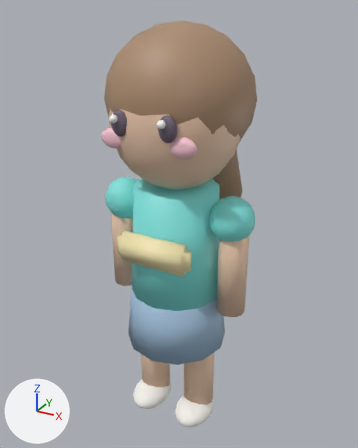
The FBX model CarrinhoSorvete_NovoProjeto/Assets/GirlPower/Orla3D/Models/Char_FutebolPraia.fbx, before and after one commit.
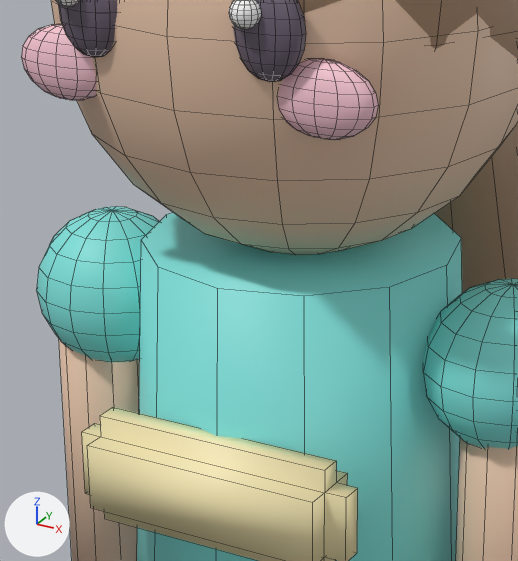
Old and new are each drawn whole from a 50 mm camera at (0.747, -1.339, 1.455) aimed at (-0.041, 0.093, 0.738) and again close up on the part from 27% to 66% of the width and 27% to 61% of the height. The lights are fixed; the arrows at lower left show +X, +Y and +Z. The first two pictures are the older version. The close-ups show mesh edges as thin lines. Where no turn or scale is listed for an object, it has been applied to the vertices.

Objects in the first close-up: 'Char_FutebolPraia'.
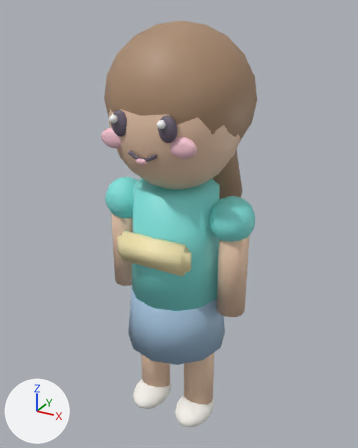
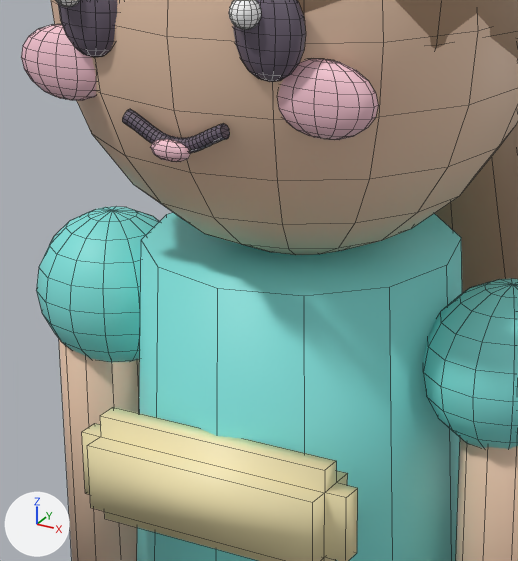
The newer file is also rescaled (x1.04) as a whole; pictures and numbers use the older file's frame.

Pixel boxes [x1, y1, x2, y2] of what changed, in the close-ups (518 x 561 px):
```json
{"part": 1, "of": "me_legl_008", "change": "added", "after": [151, 139, 190, 162], "on screen": "pink"}
{"part": 2, "of": "me_legl_008", "change": "added", "after": [122, 109, 230, 153]}
```

Edits to the scene script, one JSON object a line:
```json
{"block": "me_legl_008", "where": "# used by ob_char_futebolpraia; location = (0.0, 0.0, 0.0)"}
{"op": "remove", "block": "me_legl_008", "code": "me_legl_008.from_pydata(...)  # 1914 vertices, 2000 faces; spans x -0.272..0.272, y -0.216..0.419, z 0.003..1.417"}
{"op": "add", "block": "me_legl_008", "code": "me_legl_008.from_pydata(...)  # 2206 vertices, 2304 faces; spans x -0.272..0.272, y -0.216..0.419, z 0.003..1.417"}
{"block": "me_legl_008", "change": "me_legl_008 part 1: a new loose piece, a UV sphere (8 segments, 6 rings, poles along z) spanning x -0.018..0.018, y -0.21..-0.198, z 1.044..1.062, in mat_ac_cheekblush (pink #fbc8d5)"}
{"block": "me_legl_008", "change": "me_legl_008 part 2: a new loose piece of 250 vertices spanning x -0.046..0.046, y -0.202..-0.19, z 1.049..1.077, in mat_ac_eyedark (grey #6a5f70)"}
```
